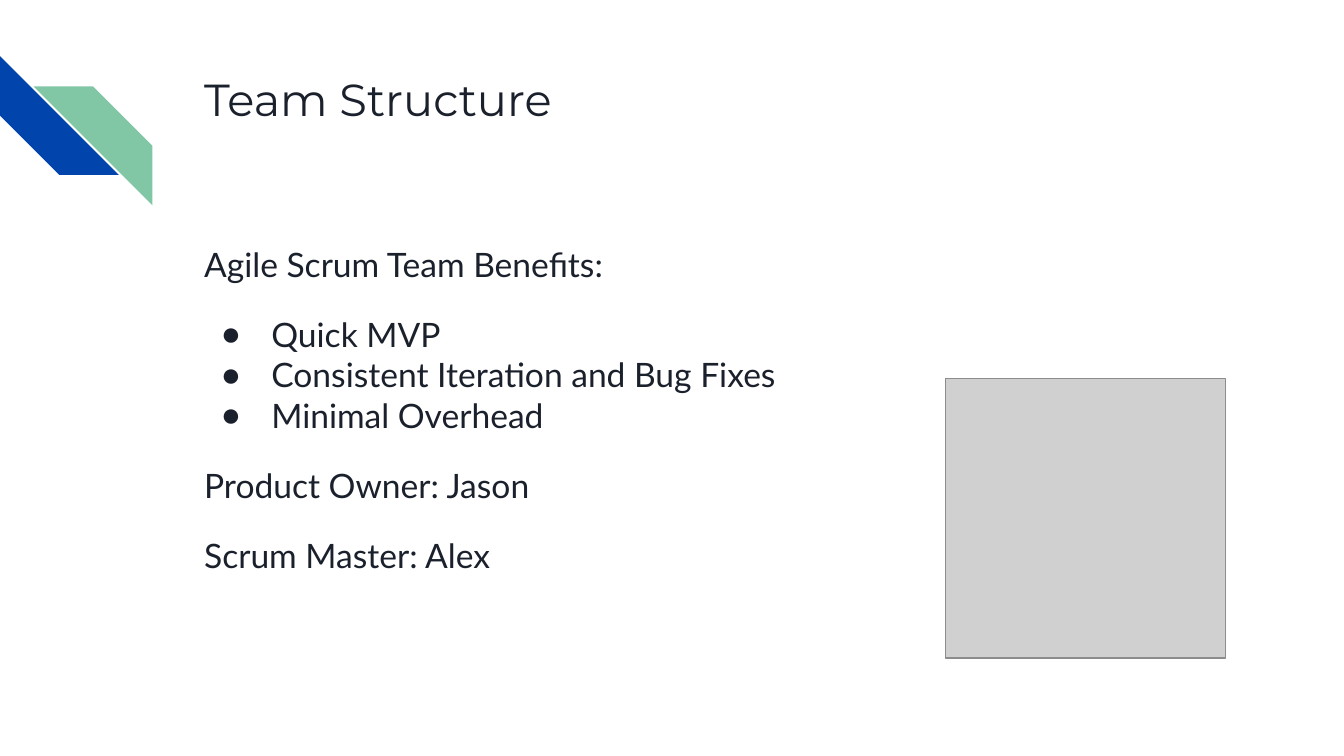
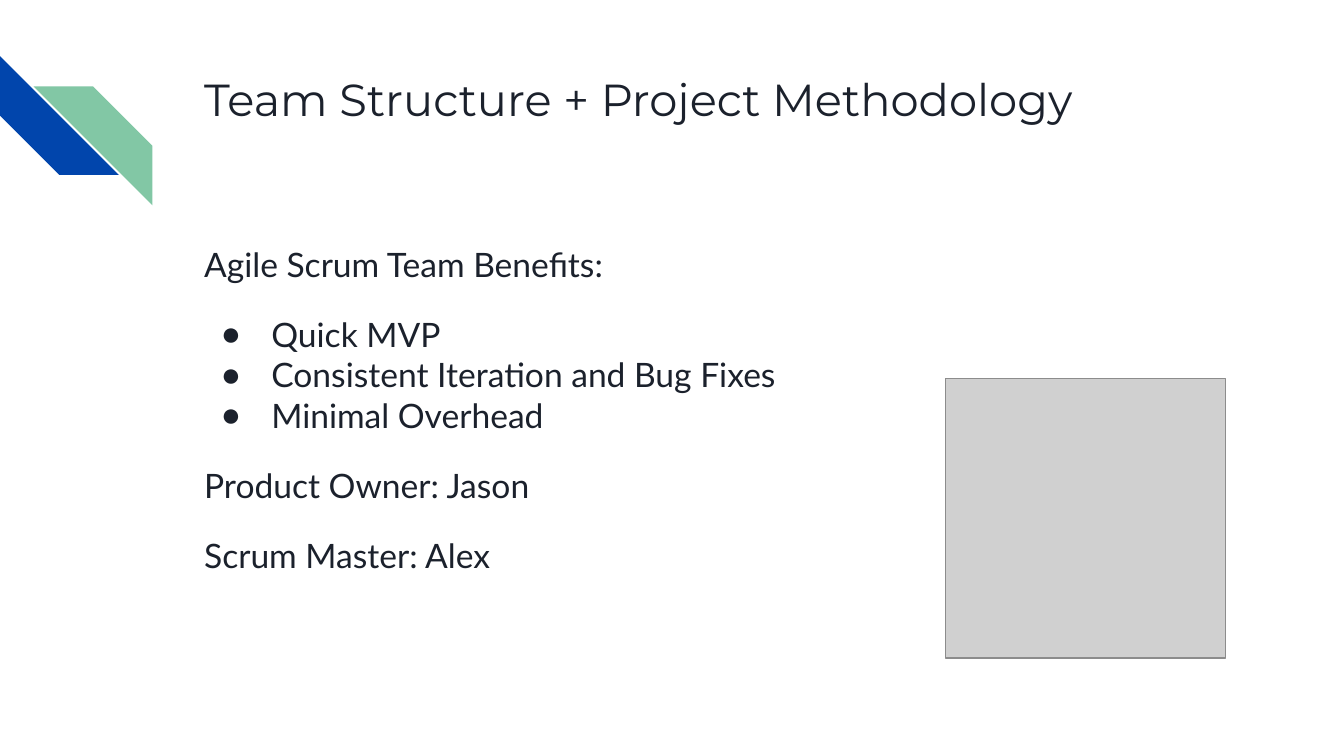
Before and after one commit to jasonspriggs/umbcis436, a slide deck: slide 12 of docs/deliverable1/Library System.odp. Drawn at 1344x756 pixels with LibreOffice and Linux fonts; fonts in the diff are those of the drawing; grey boxes stand for pictures. Boxes give left, top, right and bottom in pixels: in the first picture for what was removed or moved away, otherwise in the second. Text is boxed around its words. In the diff, an @@ line names an element or a change of style, - is before the commit and + after.

```diff
--- a/docs/deliverable1/Library System.odp
+++ b/docs/deliverable1/Library System.odp
@@ title at [204, 82, 1072, 125]: text changed @@
-Team Structure
+Team Structure + Project Methodology
```
